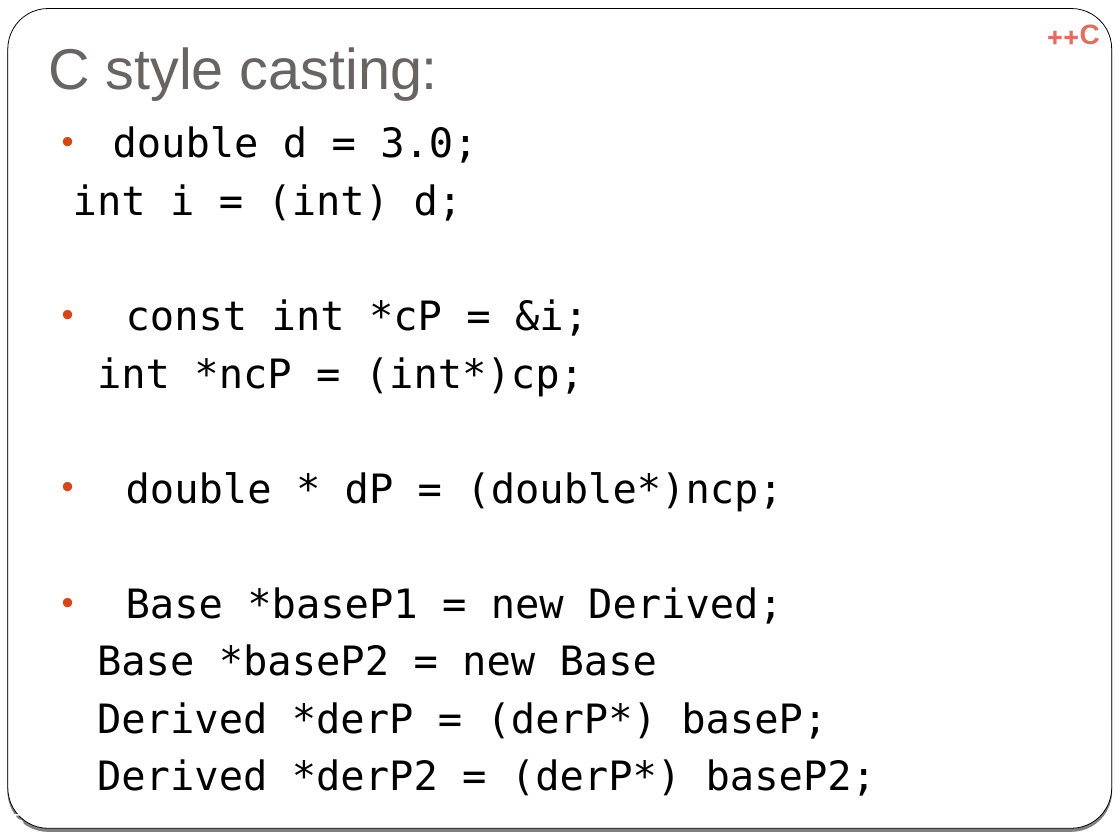
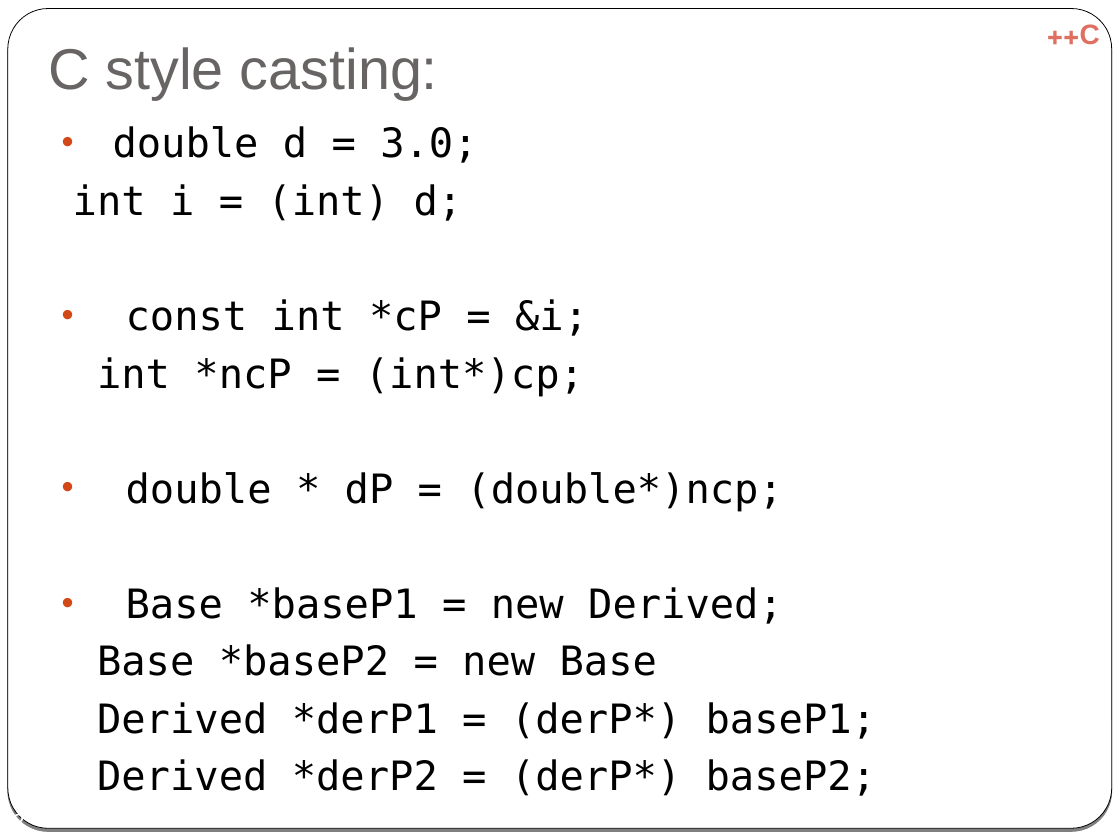
Before and after one commit to cpp-at-ariel/cpp-5778, a slide deck: slide 2 of week07-diamond-rtti/slides-rtti.odp (slide 5 before the commit). Drawn at 1120x840 pixels with LibreOffice and Linux fonts; fonts in the diff are those of the drawing. Boxes give left, top, right and bottom in pixels: in the first picture for what was removed or moved away, otherwise in the second. Text is boxed around its words. In the diff, an @@ line names an element or a change of style, - is before the commit and + after.

```diff
--- a/week07-diamond-rtti/slides-rtti.odp
+++ b/week07-diamond-rtti/slides-rtti.odp
@@ text at [97,702,876,739]: text changed @@
-Derived *derP = (derP*) baseP;
+Derived *derP1 = (derP*) baseP1;
```
Also in this commit, not shown: 1 other slide changed, 1 slide removed, 1 other file.
